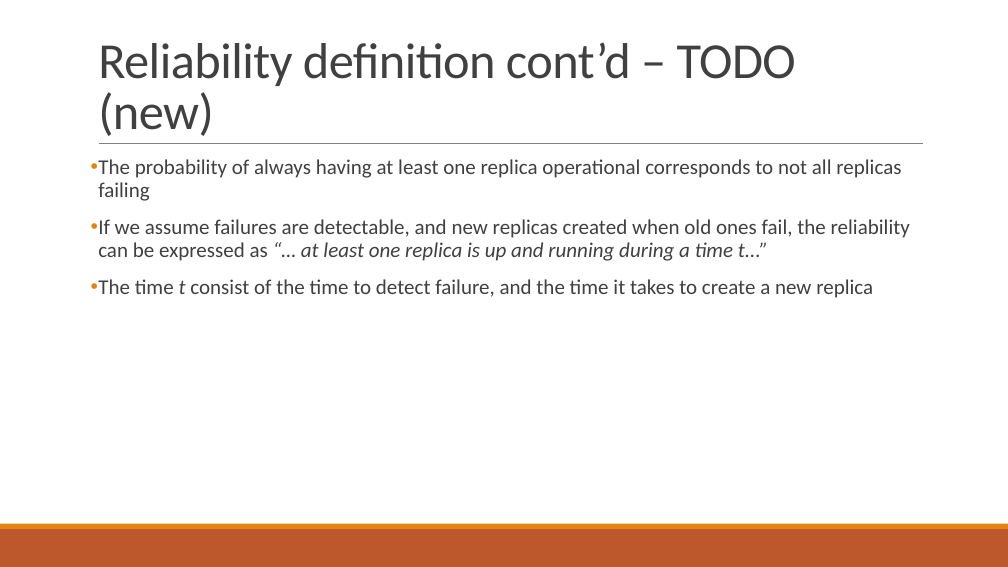
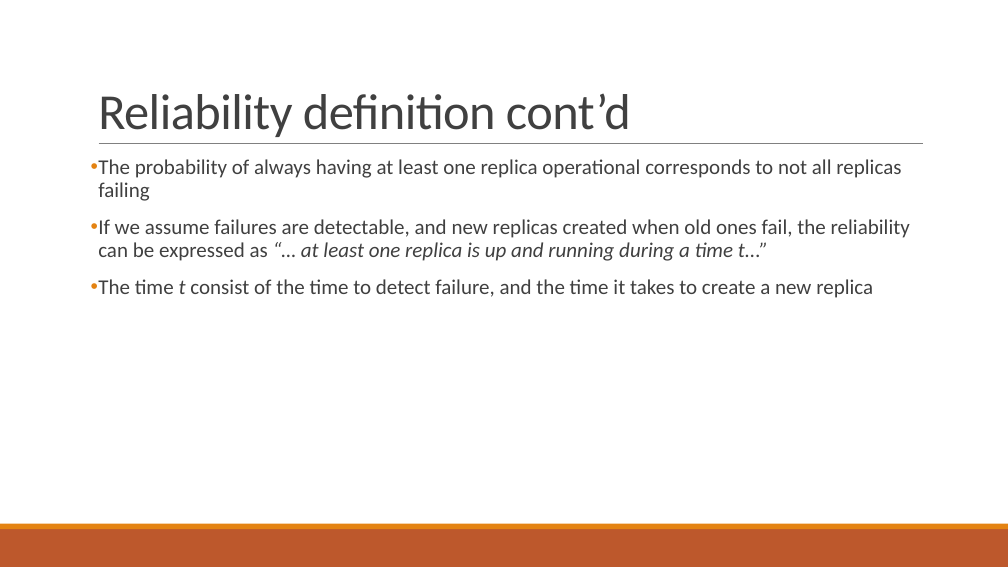
Before and after one commit to PStahl/master_thesis, a slide deck: slide 10 of presentation/presentation2.pptx. Drawn at 1008x567 pixels with LibreOffice and Linux fonts; fonts in the diff are those of the drawing. Boxes give left, top, right and bottom in pixels: in the first picture for what was removed or moved away, otherwise in the second. Text is boxed around its words. In the diff, an @@ line names an element or a change of style, - is before the commit and + after.

```diff
--- a/presentation/presentation2.pptx
+++ b/presentation/presentation2.pptx
@@ title at [98,93,631,137]: text changed @@
-Reliability definition cont’d – TODO (new)
+Reliability definition cont’d
```
Also in this commit, not shown: 5 other slides changed, 2 slides removed.
